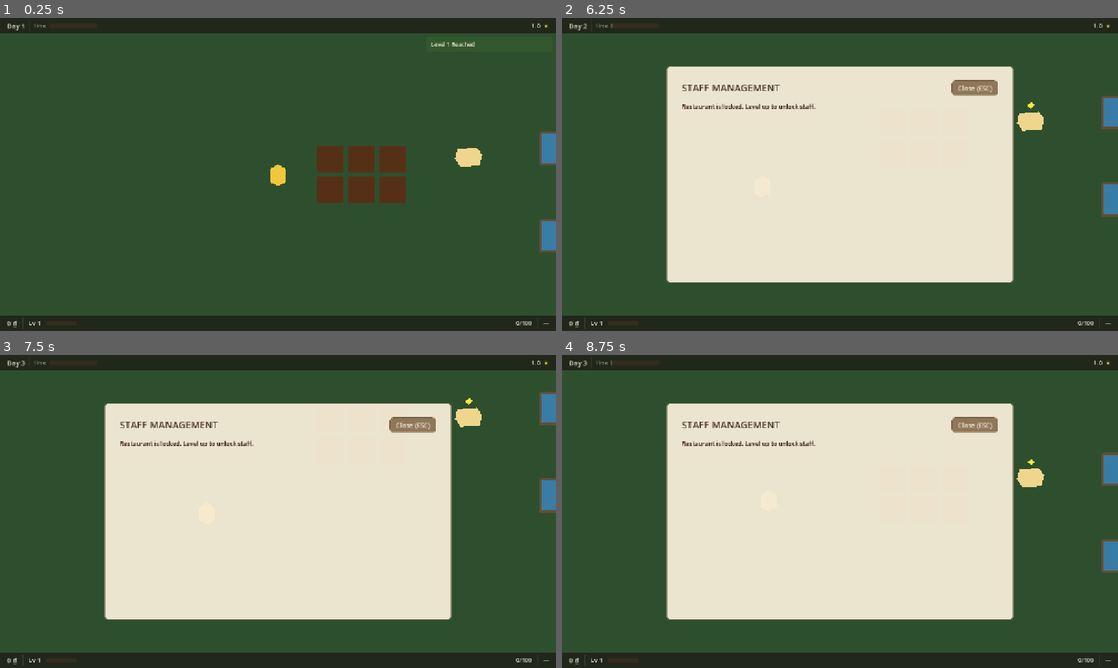
Above: before the commit, frames 1-4 (two rows, left to right).
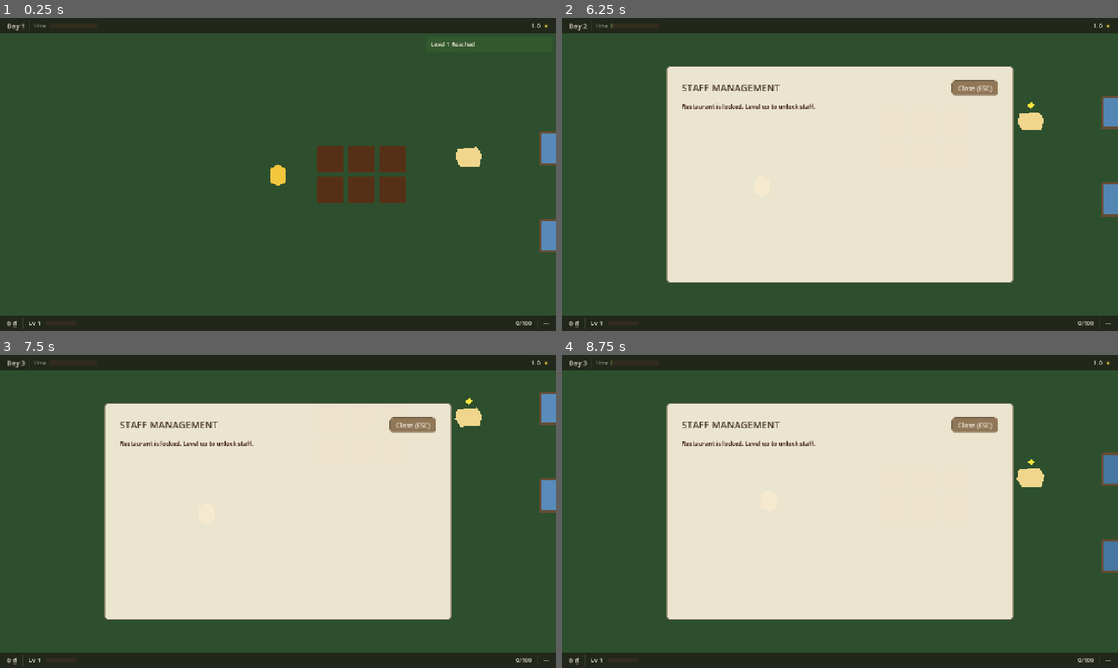
Above: after the commit, the same moments.

Repository: nian0812/lahoue
Game: Godot game, scene res://scenes/world/main_world.tscn
Two runs of this game, one before a commit and one after it. Both use one fixed random seed, a clock stepped at 60 frames per second and the inputs below.
Inputs (mouse positions are in pixels of both pictures, inside the frame that each line leads up to):
- Up to frame 1 (0.25 s): no input
- Up to frame 2 (6.25 s): tap Enter at 0.5, 5.75 s; move the mouse to (962, 158) at 0.52 s; hold D (move_right) 0.53-1.25 s; hold Backspace (finish_day) 0.53-1.25 s; click "Continue to Next Day" at 1.25 s; tap Space at 2 s; move the mouse to (728, 190) at 2.02 s; hold S (move_down) 2.03-2.78 s; tap E (interact) at 2.1 s; move the mouse to (895, 105) at 2.77 s; hold D (move_right) 2.78-3.53 s; hold J (open_achievements) 2.78-3.53 s; move the mouse to (812, 237) at 3.52 s; hold W (move_up) 3.53-4.28 s; tap C (open_recipes) at 3.6 s; move the mouse to (1006, 221) at 4.27 s; hold T (open_restaurant) 4.28-5.03 s; hold A (move_left) 4.28-5.78 s; tap Escape (pause) at 4.9 s; move the mouse to (673, 127) at 5.02 s; tap F (open_staff) at 5.1 s; move the mouse to (867, 174) at 5.77 s; hold S (move_down) from 5.78 s (still down); hold R (select_next_seed) from 5.78 s (still down)
- Up to frame 3 (7.5 s): move the mouse to (194, 433) at 6.52 s; release S (move_down) at 6.53 s; release R (select_next_seed) at 6.53 s; hold D (move_right) 6.53-7.25 s; tap Backspace (finish_day) at 6.6 s; click "Continue to Next Day" at 7.25 s
- Up to frame 4 (8.75 s): move the mouse to (962, 495) at 8.02 s; hold W (move_up) from 8.03 s (still down); hold E (interact) from 8.03 s (still down)

The runs differ from the first frame. In frame 1, 0.5% of the frame differs, in the area x 81-100%, y 36-75%; in frame 2, 0.5%; in frame 3, 0.5%; in frame 4, less than 0.1%.

Commit message:
feat: phase 13 tier 5 graphics animation vfx

Diff:
--- a/scenes/aquaculture/aquaculture_container.tscn
+++ b/scenes/aquaculture/aquaculture_container.tscn
@@ -1,9 +1,13 @@
 [gd_scene load_steps=3 format=3]
 
 [ext_resource type="Script" path="res://scripts/aquaculture/aquaculture_container.gd" id="1_aquaculture"]
+[ext_resource type="Shader" path="res://scenes/aquaculture/water.gdshader" id="2_shader"]
 
 [sub_resource type="RectangleShape2D" id="RectangleShape2D_aquaculture"]
 size = Vector2(72, 72)
+
+[sub_resource type="ShaderMaterial" id="ShaderMaterial_water"]
+shader = ExtResource("2_shader")
 
 [node name="aquaculture_container" type="Area2D"]
 collision_layer = 4
@@ -12,6 +16,7 @@
 script = ExtResource("1_aquaculture")
 
 [node name="water_visual" type="Polygon2D" parent="."]
+material = SubResource("ShaderMaterial_water")
 polygon = PackedVector2Array(-36, -36, 36, -36, 36, 36, -36, 36)
 color = Color(0.223529, 0.486275, 0.65098, 1)
 
--- /dev/null
+++ b/scenes/aquaculture/water.gdshader
@@ -0,0 +1,24 @@
+shader_type canvas_item;
+
+uniform vec4 water_color : source_color = vec4(0.2, 0.4, 0.6, 0.8);
+uniform vec4 highlight_color : source_color = vec4(0.4, 0.6, 0.8, 1.0);
+uniform float speed = 1.0;
+uniform float frequency = 5.0;
+uniform float amplitude = 0.02;
+
+void fragment() {
+	vec2 uv = UV;
+
+	// Create animated ripples
+	float wave_x = sin(uv.y * frequency + TIME * speed) * amplitude;
+	float wave_y = cos(uv.x * frequency + TIME * speed) * amplitude;
+
+	// Add some noise/distortion
+	float noise = sin(uv.x * 20.0 + TIME) * cos(uv.y * 20.0 + TIME);
+
+	// Calculate final color based on wave height
+	float height = wave_x + wave_y + noise * 0.01;
+	vec4 final_color = mix(water_color, highlight_color, height * 10.0 + 0.5);
+
+	COLOR = final_color;
+}
--- /dev/null
+++ b/scenes/farming/crop_wind.gdshader
@@ -0,0 +1,17 @@
+shader_type canvas_item;
+
+uniform float wind_speed = 2.0;
+uniform float wind_strength = 0.05;
+uniform float plant_height = 1.0; // Assume origin is at the bottom, so higher y = lower displacement if origin is bottom. Wait, Godot 2D origin is top-left usually. Let's assume UV.y goes from 0 to 1. If 1 is bottom, we want more sway at 0.
+
+void vertex() {
+	// Simple sway based on time and vertical position (UV.y)
+	// If UV.y = 1.0 is the bottom (roots), sway should be zero there.
+	// We'll use (1.0 - UV.y) as the sway factor.
+	float sway_factor = 1.0 - UV.y;
+
+	// Add some variation based on world position
+	float offset = VERTEX.x * 0.01;
+
+	VERTEX.x += sin(TIME * wind_speed + offset) * wind_strength * sway_factor * 20.0;
+}
--- a/scenes/farming/farm_tile.tscn
+++ b/scenes/farming/farm_tile.tscn
@@ -1,9 +1,16 @@
 [gd_scene load_steps=3 format=3]
 
 [ext_resource type="Script" path="res://scripts/farming/farm_tile.gd" id="1_tile"]
+[ext_resource type="Shader" path="res://scenes/farming/crop_wind.gdshader" id="2_shader"]
 
 [sub_resource type="RectangleShape2D" id="RectangleShape2D_tile"]
 size = Vector2(60, 60)
+
+[sub_resource type="ShaderMaterial" id="ShaderMaterial_crop"]
+shader = ExtResource("2_shader")
+shader_parameter/wind_speed = 2.0
+shader_parameter/wind_strength = 0.05
+shader_parameter/plant_height = 1.0
 
 [node name="farm_tile" type="Area2D"]
 collision_layer = 4
@@ -17,6 +24,7 @@
 
 [node name="crop" type="Polygon2D" parent="."]
 visible = false
+material = SubResource("ShaderMaterial_crop")
 polygon = PackedVector2Array(0, -23, 18, -8, 13, 20, -13, 20, -18, -8)
 color = Color(0.24, 0.68, 0.25, 1)
 
--- /dev/null
+++ b/scenes/world/vfx_particles.tscn
@@ -0,0 +1,22 @@
+[gd_scene load_steps=2 format=3]
+
+[ext_resource type="Script" path="res://scripts/world/vfx_particles.gd" id="1_vfx"]
+
+[node name="vfx_particles" type="CPUParticles2D"]
+z_index = 50
+emitting = false
+amount = 12
+lifetime = 0.6
+one_shot = true
+explosiveness = 0.8
+emission_shape = 1
+emission_sphere_radius = 8.0
+direction = Vector2(0, -1)
+spread = 60.0
+gravity = Vector2(0, 300)
+initial_velocity_min = 80.0
+initial_velocity_max = 140.0
+scale_amount_min = 4.0
+scale_amount_max = 8.0
+color = Color(1, 1, 0.8, 1)
+script = ExtResource("1_vfx")
--- a/scripts/animals/animal.gd
+++ b/scripts/animals/animal.gd
@@ -60,6 +60,20 @@
 		game_manager.day_finished.connect(_on_day_finished)
 
 	_update_visual()
+
+	# Start randomized idle timer offset to prevent synced animation
+	_idle_offset = randf() * 10.0
+
+
+var _idle_offset: float = 0.0
+func _process(delta: float) -> void:
+	if not game_manager.gameplay_active or current_state == state_completed:
+		return
+
+	_idle_offset += delta
+	# Subtle breathing/bobbing
+	body.scale.y = 1.0 + sin(_idle_offset * 2.0) * 0.05
+	body.scale.x = 1.0 + cos(_idle_offset * 1.5) * 0.02
 
 
 func _initialize_from_data() -> void:
--- a/scripts/farming/farm_tile.gd
+++ b/scripts/farming/farm_tile.gd
@@ -184,6 +184,7 @@
 	if not is_node_ready():
 		return
 
+	var tw: Tween
 	match current_state:
 		farm_state.EMPTY:
 			soil.color = Color(0.34, 0.19, 0.09, 1.0)
@@ -191,10 +192,12 @@
 		farm_state.PLANTED:
 			soil.color = Color(0.28, 0.16, 0.08, 1.0)
 			crop_visual.color = Color(0.24, 0.68, 0.25, 1.0)
-			crop_visual.scale = Vector2(0.65, 0.65)
 			crop_visual.visible = true
+			tw = create_tween()
+			tw.tween_property(crop_visual, "scale", Vector2(0.65, 0.65), 0.3).set_trans(Tween.TRANS_BACK).set_ease(Tween.EASE_OUT)
 		farm_state.READY:
 			soil.color = Color(0.42, 0.24, 0.1, 1.0)
 			crop_visual.color = Color(0.96, 0.77, 0.18, 1.0)
-			crop_visual.scale = Vector2.ONE
 			crop_visual.visible = true
+			tw = create_tween()
+			tw.tween_property(crop_visual, "scale", Vector2.ONE, 0.4).set_trans(Tween.TRANS_BACK).set_ease(Tween.EASE_OUT)
--- a/scripts/ui/pause_menu.gd
+++ b/scripts/ui/pause_menu.gd
@@ -42,10 +42,19 @@
 
 	# Title
 	var title: Label = Label.new()
-	title.text = "PAUSED"
-	title.add_theme_font_size_override("font_size", 22)
+	title.text = "LaHoue"
+	title.add_theme_font_size_override("font_size", 32)
+	title.add_theme_color_override("font_color", Color(0.8, 0.7, 0.4))
 	title.horizontal_alignment = HORIZONTAL_ALIGNMENT_CENTER
 	vbox.add_child(title)
+
+	# Slogan
+	var slogan: Label = Label.new()
+	slogan.text = "On ne fait pas d'omelette sans casser des œufs."
+	slogan.add_theme_font_size_override("font_size", 14)
+	slogan.add_theme_color_override("font_color", Color(0.6, 0.6, 0.5))
+	slogan.horizontal_alignment = HORIZONTAL_ALIGNMENT_CENTER
+	vbox.add_child(slogan)
 
 	# Divider
 	var divider: HSeparator = HSeparator.new()
--- a/scripts/world/main_world.gd
+++ b/scripts/world/main_world.gd
@@ -387,6 +387,25 @@
 		farm_tiles_by_id[tile_id] = child
 		_connect_signal_once(child, "crop_harvested", _on_crop_harvested)
 
+		# Add VFX hooks
+		if not child.is_connected("crop_planted", _on_crop_planted_vfx):
+			child.connect("crop_planted", _on_crop_planted_vfx.bind(child))
+		if not child.is_connected("crop_harvested", _on_crop_harvested_vfx):
+			child.connect("crop_harvested", _on_crop_harvested_vfx.bind(child))
+
+func _on_crop_planted_vfx(_t_id: String, _c_id: String, tile: Node) -> void:
+	if tile is Node2D:
+		_spawn_vfx(tile.global_position)
+
+func _on_crop_harvested_vfx(_t_id: String, _c_id: String, _i_id: String, _amt: int, tile: Node) -> void:
+	if tile is Node2D:
+		_spawn_vfx(tile.global_position)
+
+var vfx_scene: PackedScene = preload("res://scenes/world/vfx_particles.tscn")
+func _spawn_vfx(pos: Vector2) -> void:
+	var vfx: CPUParticles2D = vfx_scene.instantiate() as CPUParticles2D
+	vfx.global_position = pos
+	add_child(vfx)
 
 func _cache_animals() -> void:
 	animals_by_id.clear()
--- /dev/null
+++ b/scripts/world/vfx_particles.gd
@@ -0,0 +1,8 @@
+extends CPUParticles2D
+
+func _ready() -> void:
+	emitting = true
+
+	var tw: Tween = create_tween()
+	tw.tween_interval(lifetime * 2.0)
+	tw.tween_callback(queue_free)
